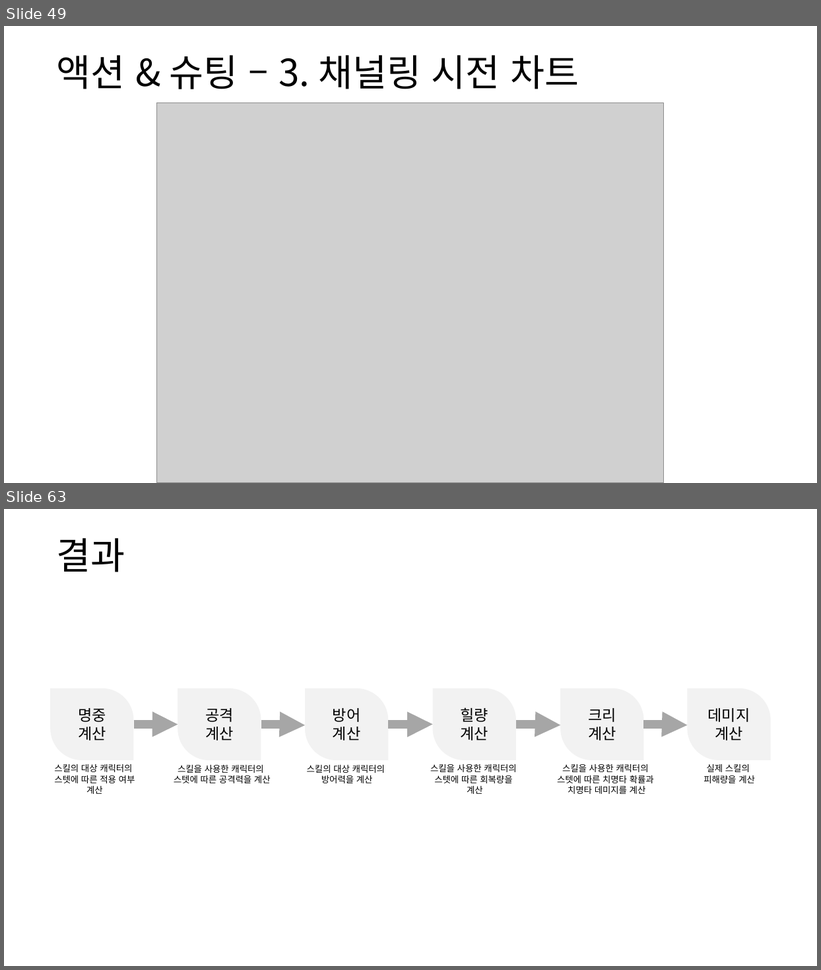
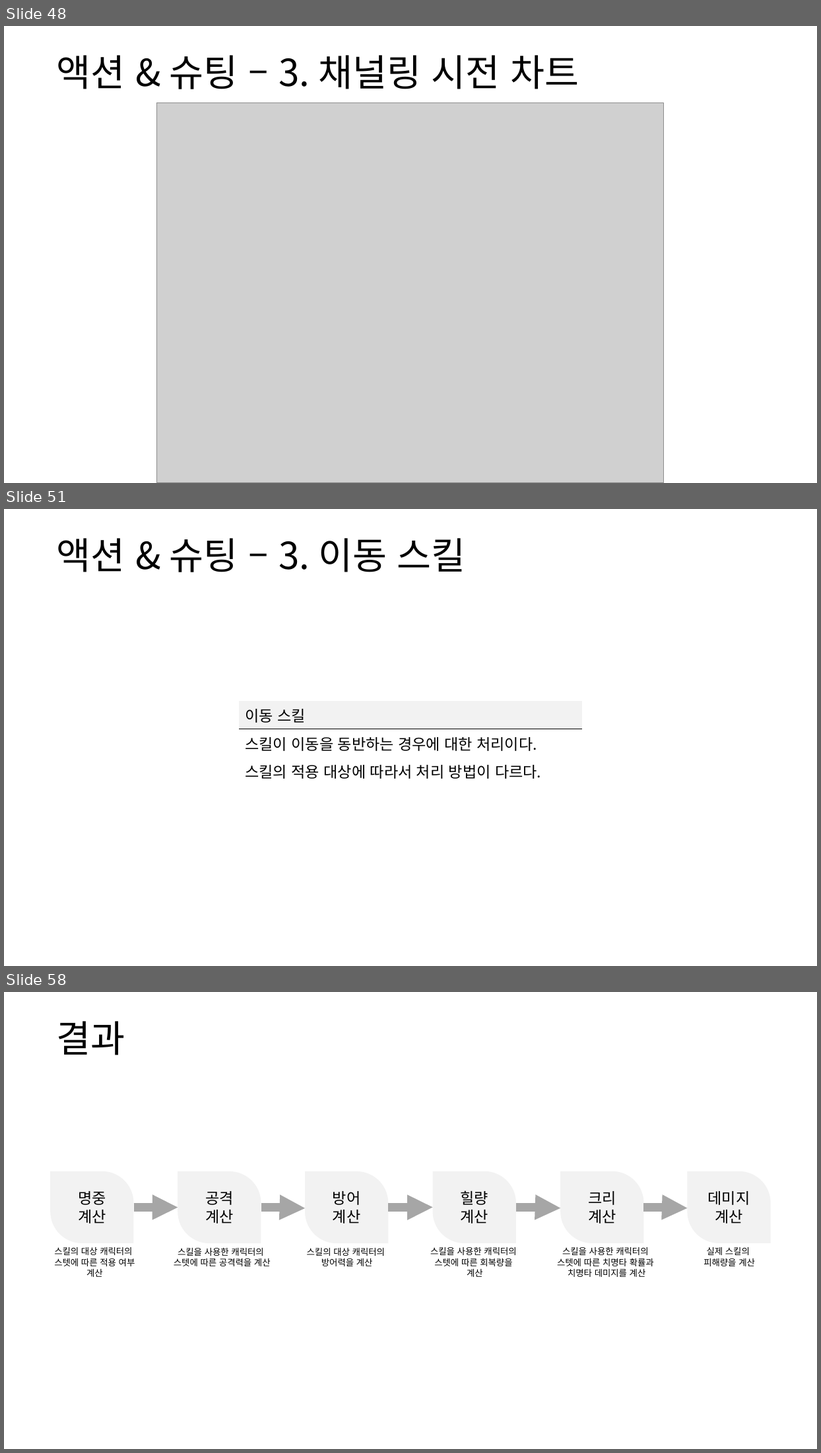
Before and after one commit to yjk0401/unityenginebasic_9th, a slide deck: 기획/방랑엽사전/스킬 시스템 기획서.pptx. Shown one above the other, each under a label of ours: slides 49 and 63 before the commit, slides 48, 51 and 58 after it; the slides between them are not shown. The pictures are 821x970 and 821x1453 pixels, drawn with LibreOffice and Linux fonts; fonts in the diff are those of the drawing; grey boxes stand for pictures. Boxes give left, top, right and bottom in pixels: in the first picture for what was removed or moved away, otherwise in the second. Text is boxed around its words. In the diff, an @@ line names an element or a change of style, - is before the commit and + after.

```diff
--- a/기획/방랑엽사전/스킬 시스템 기획서.pptx
+++ b/기획/방랑엽사전/스킬 시스템 기획서.pptx
@@ slide 51 added at <box>4,509,817,966</box>, background #FFFFFF @@
@@ text added at <box>56,538,466,572</box>, 44 pt, text #000000 @@
+액션 & 슈팅 – 3. 이동 스킬
@@ table added at <box>239,701,582,782</box>, 3 rows, 1 columns @@
+이동 스킬
+스킬이 이동을 동반하는 경우에 대한 처리이다.
+스킬의 적용 대상에 따라서 처리 방법이 다르다.
@@ what was slide 49 is now slide 48 @@
@@ what was slide 63 is now slide 58 @@
```
Also in this commit, not shown: 8 slides changed, 1 other slide added, 7 slides removed, 1 other file.
